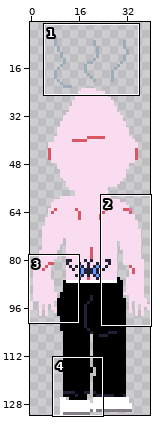
A animated GIF sprite gets an edit: Sprites/Goby/GobyDrierWalkBackward.gif. The picture above shows the old version from afar; the outline marks the close-up.
Close-up. As it was:
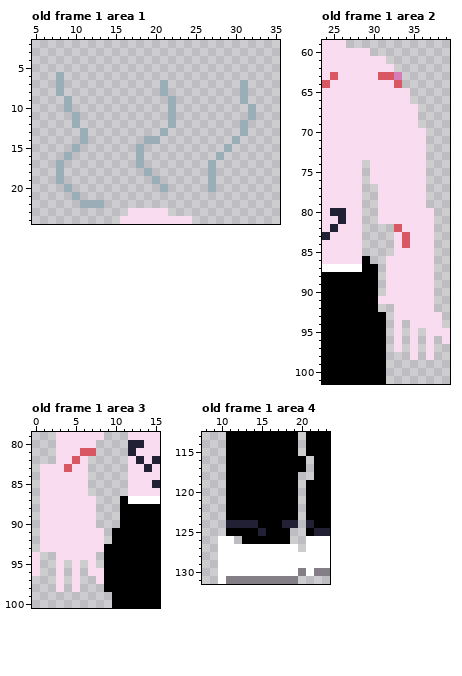
The file is 40x132 pixels, 4 frames. Shown: old frame 1 area 1: x 5..35, y 2..24; old frame 1 area 2: x 24..39, y 59..101; old frame 1 area 3: x 0..15, y 79..100; old frame 1 area 4: x 8..23, y 113..131. The wide view leaves out empty margins. The commit also changed other frames or places, which this record leaves out.
After the commit:
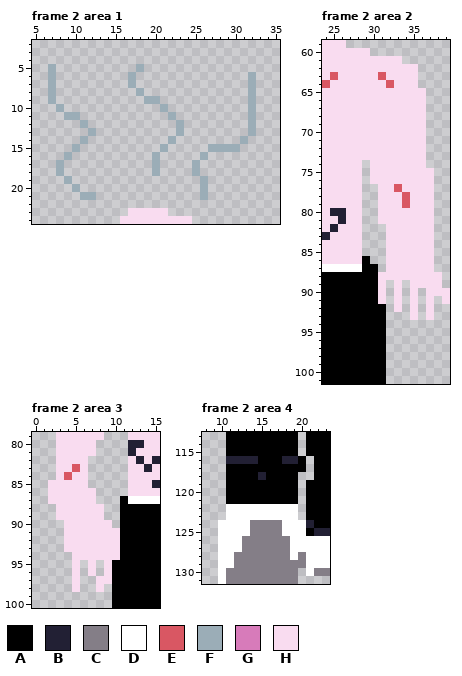
Palette (. is transparent): A #000000  B #222034  C #847e87  D #ffffff  E #d95763  F #9badb7  G #d77bba  H #f9dcf0
A new or re-ordered frame is compared with the old frame closest to it.
Commit: dryGobyColor
From old to new:
frames re-ordered
Changed rows in their new state; - is an unchanged pixel.
Frame 2 area 1 against old frame 1:
first column x 7:
 5 F----------F--------------
 6 F.--------F--------------F
 7 F.--------F---.---------.F
 8 F.---------F--.---------.F
 9 F-.---------FF-.--------.F
10 -F.-----------F.----------
11 --F-----------------------
12 ---.F----------.F-------.F
13 ----.F--------.-F-------.F
14 ------------..-F-------.F-
15 -----------.--F-----FF-F--
16 -----------.-F-----F-.----
17 -----------.-F----F-.-----
18 ------------.F----F-.-----
19 -.F----------.-----F.-----
20 --.F----------.----F.-----
21 ---.FF-------------F------
22 ----...-------------------
Frame 2 area 2 against old frame 1:
first column x 32:
 61 HH---
 62 -HHH-
 63 HHHH-
 64 EHHH-
 65 ---HH
 66 ---HH
 67 ----H
 68 ----H
 69 ----H
first column x 31:
 75 ------H--
 76 ------H--
 77 --E---H--
 78 ---E--H--
 79 ---E--H--
 82 -HH------
 83 -H-H-----
 84 -H-H-----
 85 -H-------
 88 H------H-
 89 H.-.---H-
 90 H.-.-.-HH
 91 -.-.-.--H
 92 A--.-.---
 93 --..-.-.-
 94 --.-....-
 95 --.-.-...
 96 --.-.-.-.
 97 --.-.-.--
 98 ----.-.--
Frame 2 area 3 against old frame 1:
first column x 0:
 81 ------HH---
 82 -----H-----
 83 -..-HE-----
 84 -..-E------
 85 -.---------
 86 -.-----H---
 87 -.---------
 88 -..-----H--
 89 -..-----H--
 90 -...----HH-
 91 -...-----HH
 92 -...-----HH
 93 -...-----HH
 94 .--..---HHH
 95 .--.-----H-
 96 .--.----.H-
 97 ---.-----H-
 98 ---.----H.-
Frame 2 area 4 against old frame 1:
first column x 11:
116 BBBB---BB
118 ----B----
first column x 10:
122 -DDDDDDDDD-
123 -DDDDDDDDD-
124 DDDDCCCCDDD
125 DDDDCCCCDDD
126 --DCCCCCCDD
127 ---CCCCCC-D
128 --CCCCCCC-C
129 --CCCCCCCCC
130 -CCCCCCCCC.
Pixel boxes of the changes (left, top, right, bottom) in both close-ups:
changed: (48, 64, 96, 136)
changed: (128, 64, 256, 200)
changed: (56, 176, 104, 208)
changed: (386, 56, 426, 128)
changed: (378, 168, 450, 360)
changed: (32, 448, 120, 592)
changed: (226, 456, 298, 480)
changed: (218, 504, 306, 576)
